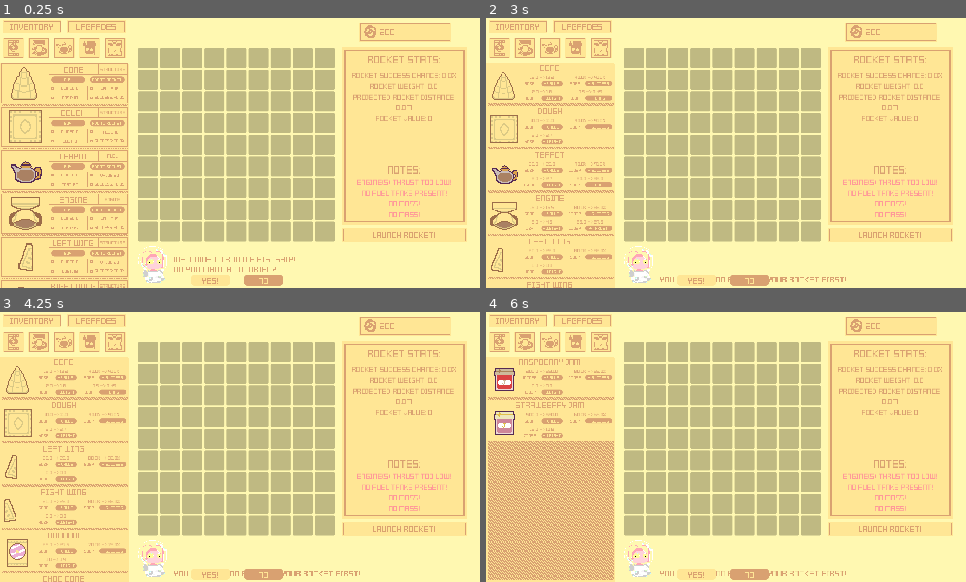
Above: before the commit, frames 1-4 (two rows, left to right).
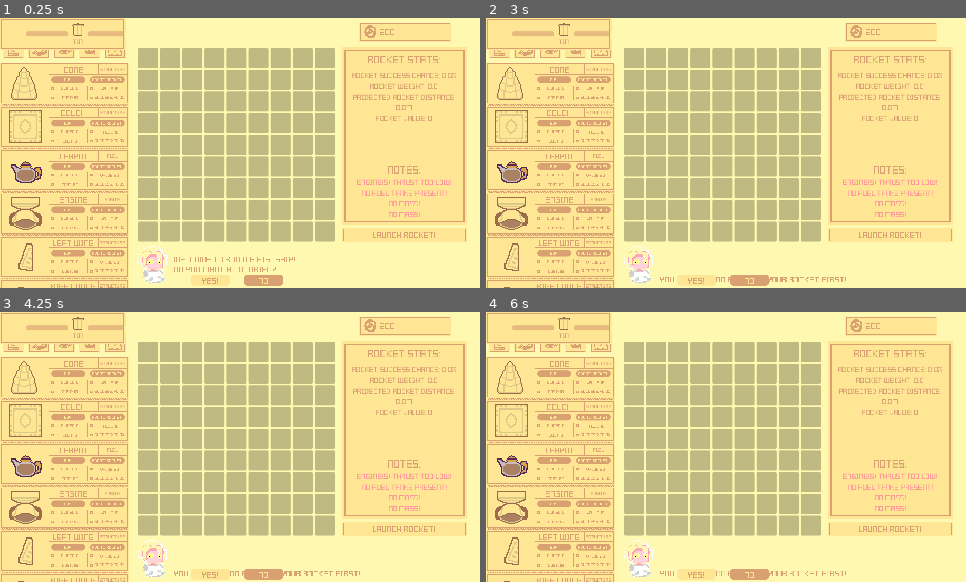
Above: after the commit, the same moments.

Repository: A-coder152/Build-a-Biscship-public
Game: Godot game, scene res://Scene/ui_rework.tscn
Same seed, same stepped clock (60 frames per second), same inputs: the game is played once before the commit and once after it. The engine's default icon, where the game draws it, is replaced by a stand-in: a white triangle on a blue panel in a dark square. Sound files missing from this copy of the repository are replaced by a short silence.
Inputs (mouse positions are in pixels of both pictures, inside the frame that each line leads up to):
- Up to frame 1 (0.25 s): no input
- Up to frame 2 (3 s): click "Launch Rocket!" at 0.5 s; click "Launch Rocket!" at 1.25 s; click "Inventory" at 2 s; click "Upgrades" at 2.75 s
- Up to frame 3 (4.25 s): click (14, 341) at 3.5 s
- Up to frame 4 (6 s): click (524, 341) at 4.25 s; click (548, 341) at 5 s; click (577, 341) at 5.75 s

The runs differ from the first frame. In frame 1, 1.8% of the frame differs, in the area x 0-27%, y 0-12%; in frame 2, 9.1%; in frame 3, 9.1%; in frame 4, 13%, in the area x 0-27%, y 0-100%.

Commit message:
ui for bottom right progression thingy

Diff:
--- a/Resources/JamPink.tres
+++ b/Resources/JamPink.tres
@@ -9,9 +9,9 @@
 images = Array[Texture2D]([ExtResource("2_kup3w")])
 owned = 0
 success = 0.6
-value = 500
+value = 1000
 cost = 200
-value_upgrade_cost = 50
+value_upgrade_cost = 500
 success_upgrade_cost = 50
 locked = false
 blocks = Vector2(3, 3)
--- /dev/null
+++ b/Scene/progressioner.tscn
@@ -0,0 +1,108 @@
+[gd_scene load_steps=6 format=3 uid="uid://bp8vbiprhl4fw"]
+
+[ext_resource type="Texture2D" uid="uid://cstfm5so0tib5" path="res://Assets/ui/LaunchButton.png" id="1_6slju"]
+[ext_resource type="Texture2D" uid="uid://dx478hoio107w" path="res://Assets/ui/biscuit tin 2.png" id="2_8nv4t"]
+[ext_resource type="Texture2D" uid="uid://dv7e4nt2smsq1" path="res://Assets/ui/biscuit shop 2.png" id="3_0yrpa"]
+
+[sub_resource type="StyleBoxFlat" id="StyleBoxFlat_68heg"]
+bg_color = Color(0.85098, 0.631373, 0.443137, 0.635294)
+corner_radius_top_left = 4
+corner_radius_top_right = 4
+corner_radius_bottom_right = 4
+corner_radius_bottom_left = 4
+
+[sub_resource type="StyleBoxFlat" id="StyleBoxFlat_3n01p"]
+bg_color = Color(0.85098, 0.631373, 0.443137, 1)
+corner_radius_top_left = 4
+corner_radius_top_right = 4
+corner_radius_bottom_right = 4
+corner_radius_bottom_left = 4
+
+[node name="TextureRect" type="TextureRect"]
+custom_minimum_size = Vector2(40, 0)
+offset_right = 300.0
+offset_bottom = 77.0
+texture = ExtResource("1_6slju")
+
+[node name="ScrollContainer" type="ScrollContainer" parent="."]
+layout_mode = 0
+offset_left = 5.0
+offset_top = 4.0
+offset_right = 296.0
+offset_bottom = 72.0
+horizontal_scroll_mode = 3
+vertical_scroll_mode = 0
+
+[node name="HBoxContainer" type="HBoxContainer" parent="ScrollContainer"]
+layout_mode = 2
+size_flags_horizontal = 3
+size_flags_vertical = 3
+theme_override_constants/separation = 8
+
+[node name="Control" type="Control" parent="ScrollContainer/HBoxContainer"]
+custom_minimum_size = Vector2(50, 0)
+layout_mode = 2
+
+[node name="ProgressBar" type="ProgressBar" parent="ScrollContainer/HBoxContainer"]
+custom_minimum_size = Vector2(100, 12)
+layout_mode = 2
+size_flags_vertical = 4
+theme_override_styles/background = SubResource("StyleBoxFlat_68heg")
+theme_override_styles/fill = SubResource("StyleBoxFlat_3n01p")
+show_percentage = false
+
+[node name="Label" type="Label" parent="ScrollContainer/HBoxContainer/ProgressBar"]
+layout_mode = 0
+offset_right = 100.0
+offset_bottom = 12.0
+theme_override_colors/font_color = Color(1, 0.901961, 0.584314, 1)
+theme_override_font_sizes/font_size = 8
+horizontal_alignment = 1
+
+[node name="VBoxContainer" type="VBoxContainer" parent="ScrollContainer/HBoxContainer"]
+layout_mode = 2
+alignment = 1
+
+[node name="TextureRect" type="TextureRect" parent="ScrollContainer/HBoxContainer/VBoxContainer"]
+layout_mode = 2
+texture = ExtResource("2_8nv4t")
+stretch_mode = 5
+
+[node name="Label" type="Label" parent="ScrollContainer/HBoxContainer/VBoxContainer"]
+layout_mode = 2
+theme_override_colors/font_color = Color(0.85098, 0.631373, 0.443137, 1)
+theme_override_font_sizes/font_size = 12
+text = "Tin"
+horizontal_alignment = 1
+
+[node name="ProgressBar2" type="ProgressBar" parent="ScrollContainer/HBoxContainer"]
+custom_minimum_size = Vector2(100, 12)
+layout_mode = 2
+size_flags_vertical = 4
+theme_override_styles/background = SubResource("StyleBoxFlat_68heg")
+theme_override_styles/fill = SubResource("StyleBoxFlat_3n01p")
+show_percentage = false
+
+[node name="Label" type="Label" parent="ScrollContainer/HBoxContainer/ProgressBar2"]
+layout_mode = 0
+offset_right = 100.0
+offset_bottom = 12.0
+theme_override_colors/font_color = Color(1, 0.901961, 0.584314, 1)
+theme_override_font_sizes/font_size = 8
+horizontal_alignment = 1
+
+[node name="VBoxContainer2" type="VBoxContainer" parent="ScrollContainer/HBoxContainer"]
+layout_mode = 2
+alignment = 1
+
+[node name="TextureRect" type="TextureRect" parent="ScrollContainer/HBoxContainer/VBoxContainer2"]
+layout_mode = 2
+texture = ExtResource("3_0yrpa")
+stretch_mode = 5
+
+[node name="Label" type="Label" parent="ScrollContainer/HBoxContainer/VBoxContainer2"]
+layout_mode = 2
+theme_override_colors/font_color = Color(0.85098, 0.631373, 0.443137, 1)
+theme_override_font_sizes/font_size = 12
+text = "Shop"
+horizontal_alignment = 1
--- a/Scene/ui_rework.tscn
+++ b/Scene/ui_rework.tscn
@@ -35,6 +35,7 @@
 [ext_resource type="Texture2D" uid="uid://cstfm5so0tib5" path="res://Assets/ui/LaunchButton.png" id="33_5ej0n"]
 [ext_resource type="Texture2D" uid="uid://cvbmairca8x1g" path="res://Assets/ui/CookieCounter.png" id="34_xcxrc"]
 [ext_resource type="PackedScene" uid="uid://c74ehjm1g8mkb" path="res://Scene/encyclopedia.tscn" id="35_0yb8q"]
+[ext_resource type="PackedScene" uid="uid://bp8vbiprhl4fw" path="res://Scene/progressioner.tscn" id="35_phte7"]
 
 [sub_resource type="StyleBoxFlat" id="StyleBoxFlat_63tgn"]
 bg_color = Color(0.85098, 0.631373, 0.443137, 1)
@@ -330,6 +331,8 @@
 theme_override_colors/font_color = Color(0.85098, 0.631373, 0.443137, 1)
 text = "0"
 vertical_alignment = 1
+
+[node name="TextureRect" parent="." instance=ExtResource("35_phte7")]
 
 [node name="eventrect" type="TextureRect" parent="."]
 visible = false
Binary file added: Assets/ui/biscuit planet.png
Not shown, added: Assets/ui/biscuit planet.png.import
Binary file added: Assets/ui/biscuit shop 2.png
Not shown, added: Assets/ui/biscuit shop 2.png.import
Binary file added: Assets/ui/biscuit tin 2.png
Not shown, added: Assets/ui/biscuit tin 2.png.import
Not shown: 1 places in Scene/ui_rework.tscn that only renumber resources
